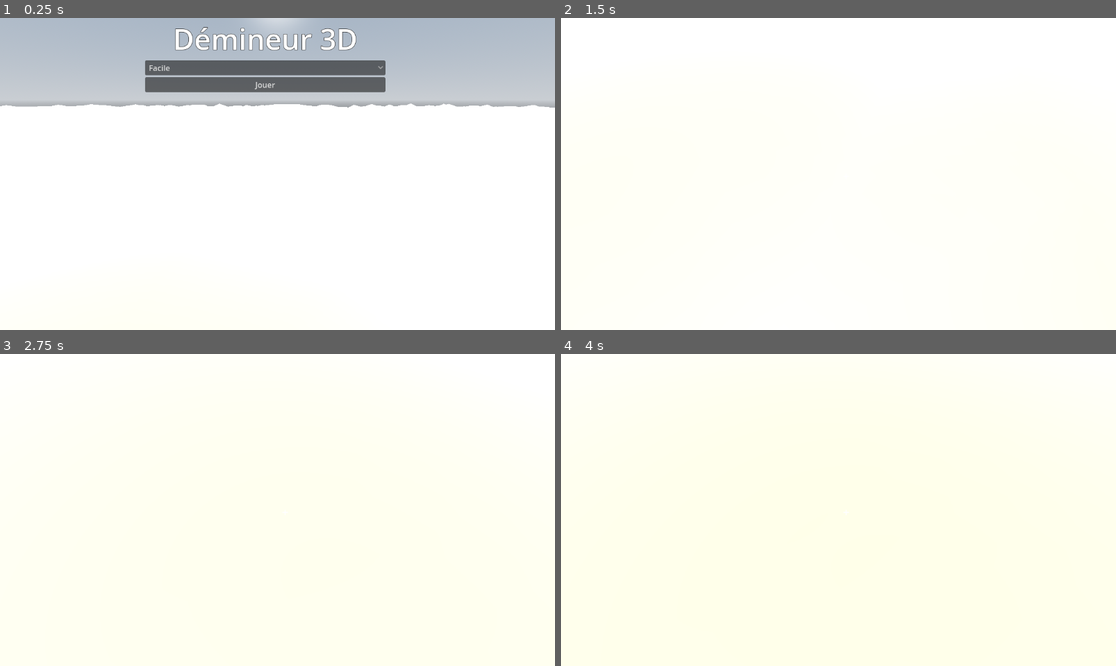
Above: before the commit, frames 1-4 (two rows, left to right).
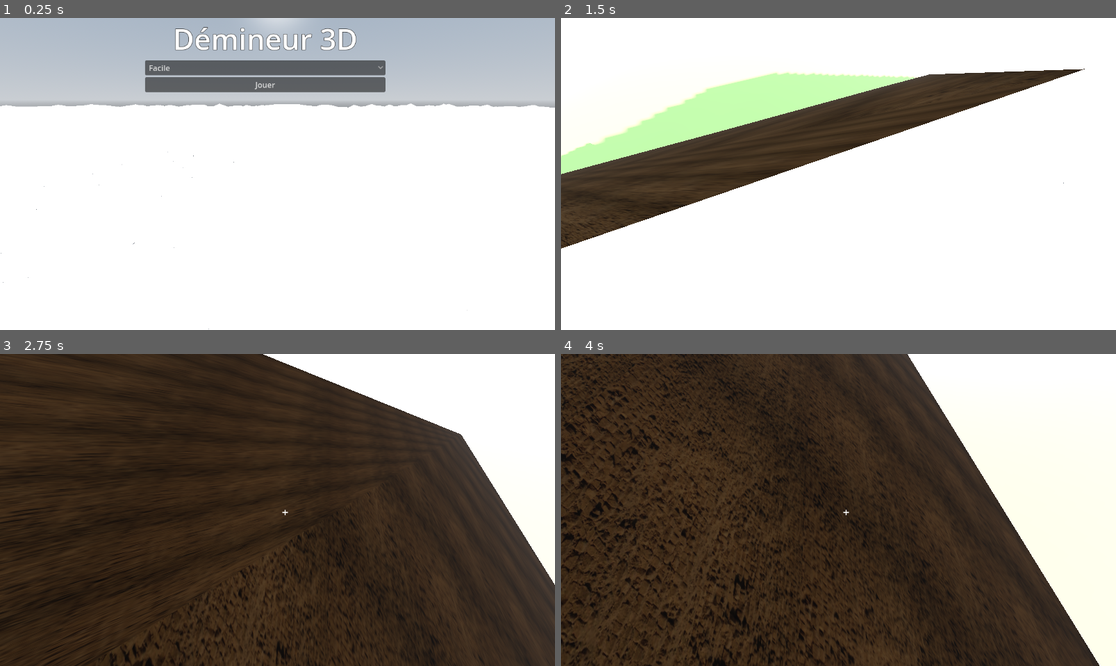
Above: after the commit, the same moments.

Repository: elebras1/Demineur3D
Game: Godot game, scene res://main_menu/main_menu.tscn
Two runs of this game, one before a commit and one after it. Both use one fixed random seed, a clock stepped at 60 frames per second and the inputs below.
Inputs (mouse positions are in pixels of both pictures, inside the frame that each line leads up to):
- Up to frame 1 (0.25 s): no input
- Up to frame 2 (1.5 s): click "Jouer" at 0.5 s; tap Enter at 1.25 s; move the mouse to (866, 174) at 1.27 s; hold D from 1.28 s (still down); hold Z from 1.28 s (still down); click (866, 174) at 1.42 s
- Up to frame 3 (2.75 s): tap Space at 1.52, 2.27 s; move the mouse to (249, 510) at 2.02 s; release D at 2.03 s; release Z at 2.03 s; hold S from 2.03 s (still down); tap Q at 2.1 s
- Up to frame 4 (4 s): move the mouse to (849, 503) at 2.77 s; release S at 2.78 s; hold Z 2.78-3.53 s; hold D from 2.78 s (still down); move the mouse to (832, 516) at 3.52 s; tap Q at 3.6 s; click (832, 516) at 3.67 s; tap Space at 3.77 s

The runs differ from the first frame. In frame 1, less than 0.1% of the frame differs, in the area x 0-85%, y 42-100%; in frame 2, 21%; in frame 3, 87%, in the area x 0-100%, y 0-100%; in frame 4, 80%.
Error before the commit: Parse Error: Identifier "pyramid" not declared in the current scope. (res://checkerboard.gd:25)

Commit message:
fix pyramid

Diff:
--- a/checkerboard.gd
+++ b/checkerboard.gd
@@ -12,6 +12,7 @@
 var is_first_click: bool = true
 var is_generating: bool = false
 var is_finish: bool = false
+var pyramid: Pyramid
 
 func get_is_finish():
 	return is_finish
